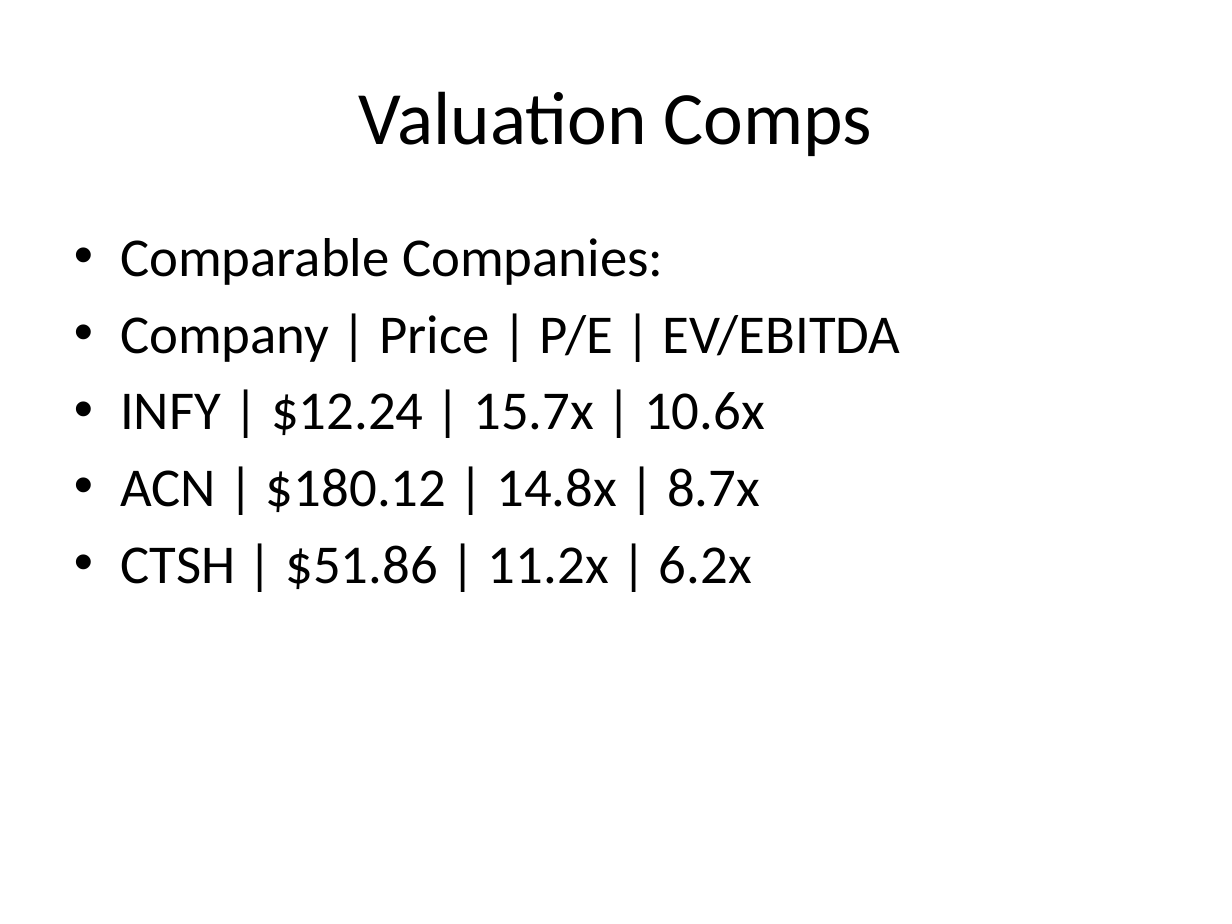
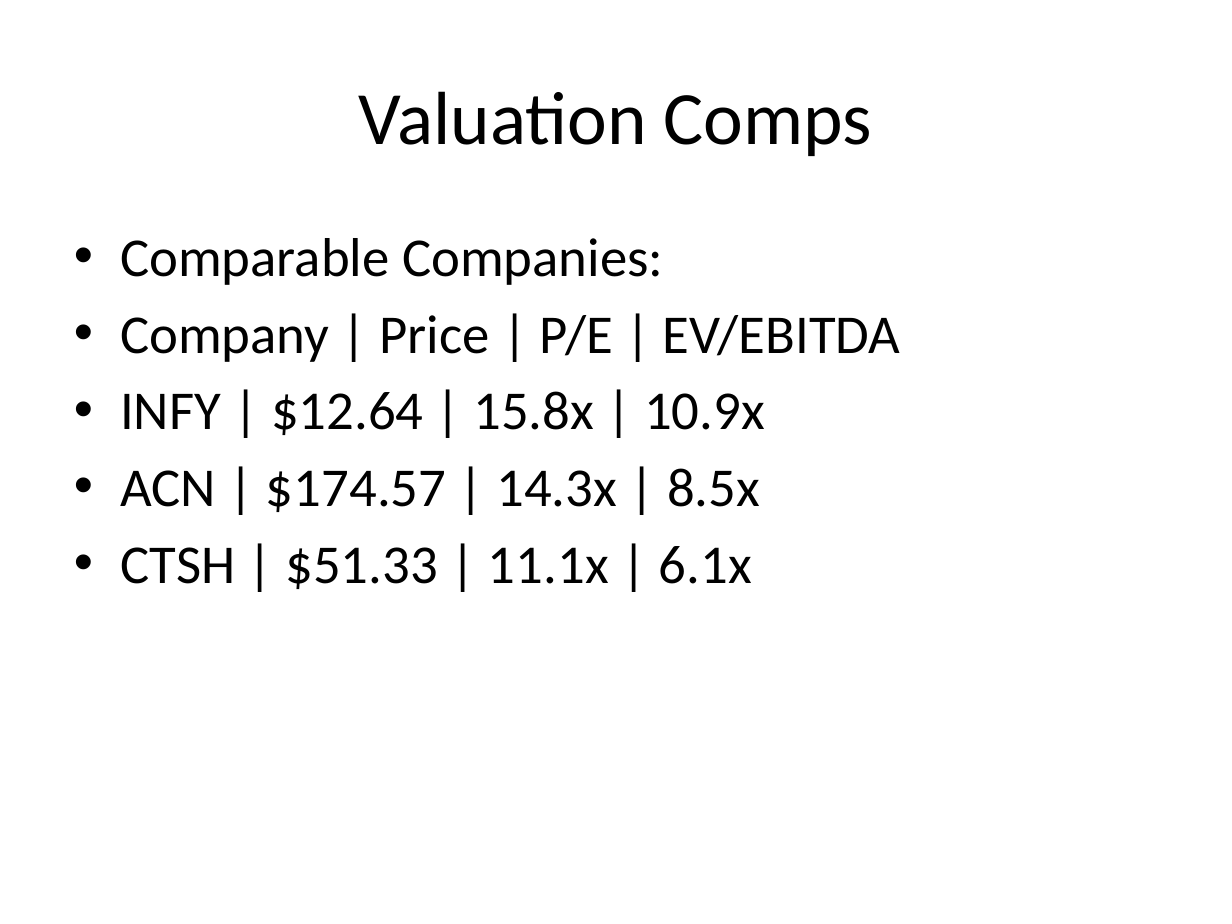
Before and after one commit to jaydev5666/DB-Advisory, a slide deck: slide 3 of backend/pitchbook.pptx. Drawn at 1232x924 pixels with LibreOffice and Linux fonts; fonts in the diff are those of the drawing. Boxes give left, top, right and bottom in pixels: in the first picture for what was removed or moved away, otherwise in the second. Text is boxed around its words. In the diff, an @@ line names an element or a change of style, - is before the commit and + after.

```diff
--- a/backend/pitchbook.pptx
+++ b/backend/pitchbook.pptx
@@ text at (120, 391, 765, 589): text changed @@
-• INFY | $12.24 | 15.7x | 10.6x
-• ACN | $180.12 | 14.8x | 8.7x
-• CTSH | $51.86 | 11.2x | 6.2x
+• INFY | $12.64 | 15.8x | 10.9x
+• ACN | $174.57 | 14.3x | 8.5x
+• CTSH | $51.33 | 11.1x | 6.1x
```
Also in this commit, not shown: 43 other files.
